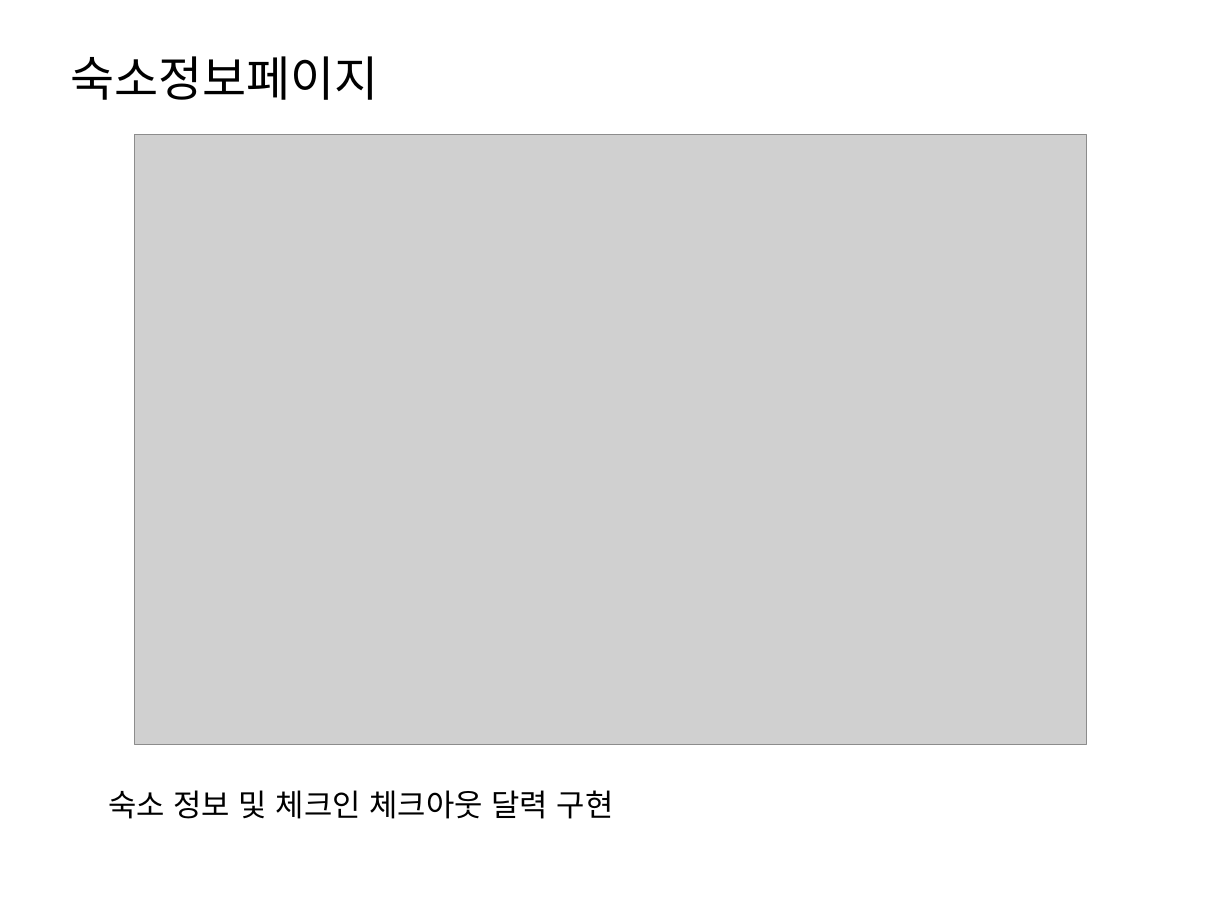
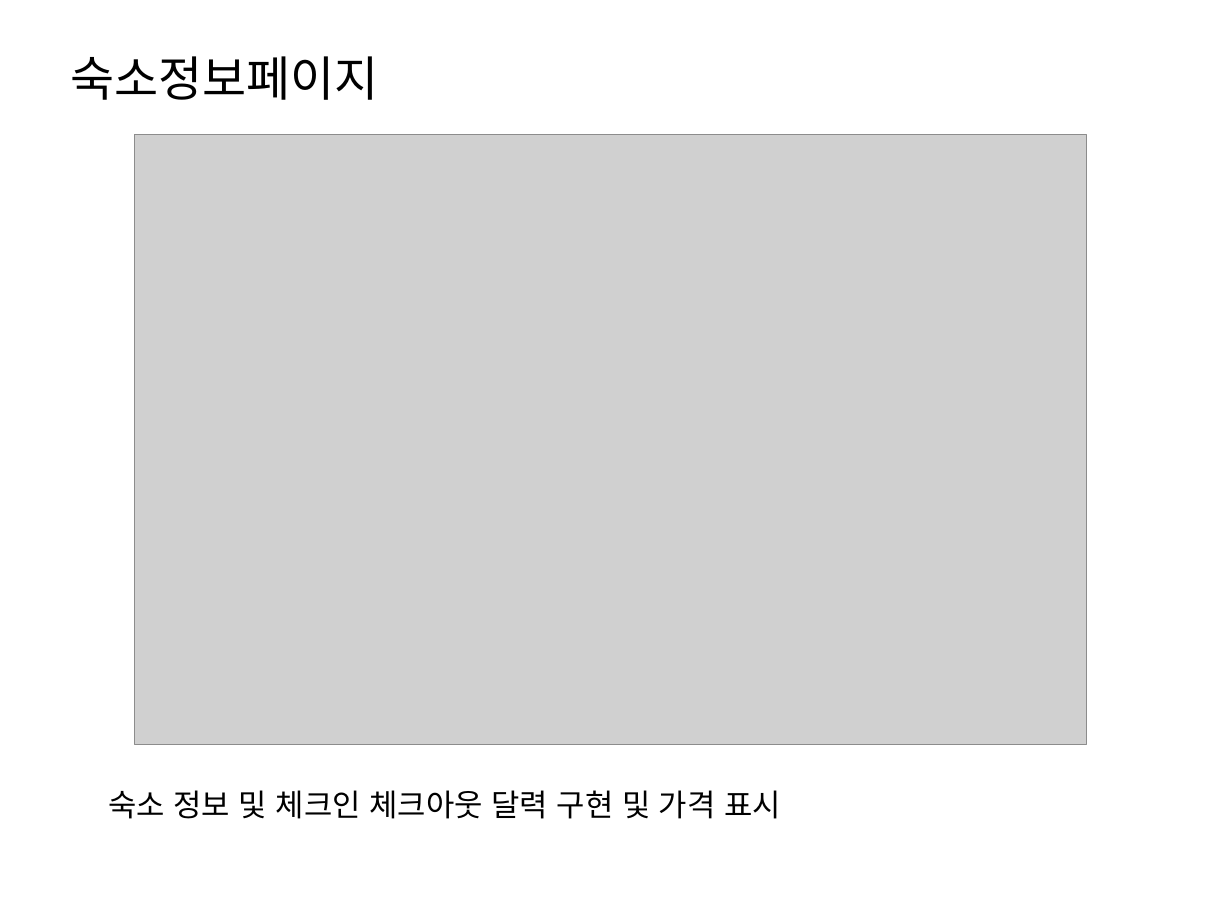
Before and after one commit to HyoJip/team2, a slide deck: slide 2 of ppt/포트폴리오.pptx. Drawn at 1232x924 pixels with LibreOffice and Linux fonts; fonts in the diff are those of the drawing; grey boxes stand for pictures. Boxes give left, top, right and bottom in pixels: in the first picture for what was removed or moved away, otherwise in the second. Text is boxed around its words. In the diff, an @@ line names an element or a change of style, - is before the commit and + after.

```diff
--- a/ppt/포트폴리오.pptx
+++ b/ppt/포트폴리오.pptx
@@ text at (108, 790, 781, 819): text changed @@
-숙소 정보 및 체크인 체크아웃 달력 구현
+숙소 정보 및 체크인 체크아웃 달력 구현 및 가격 표시
```
Also in this commit, not shown: 3 other slides changed.
